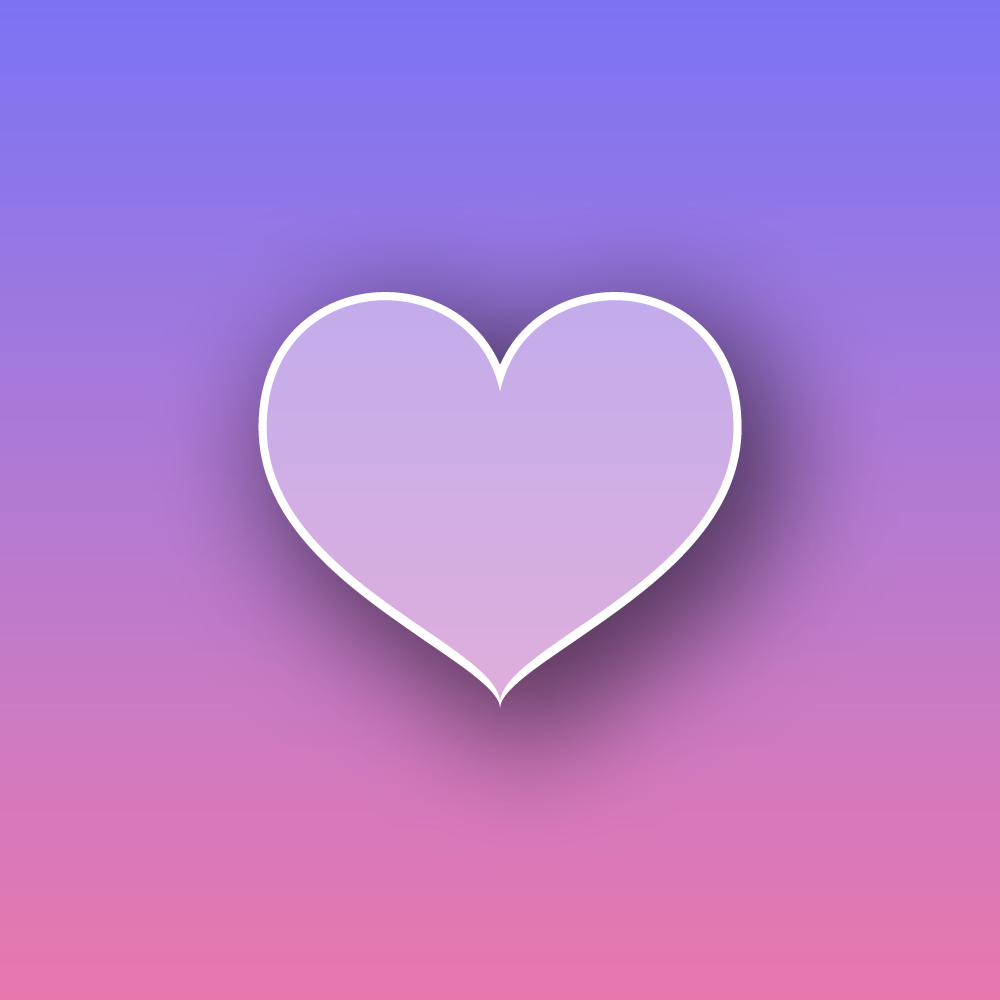
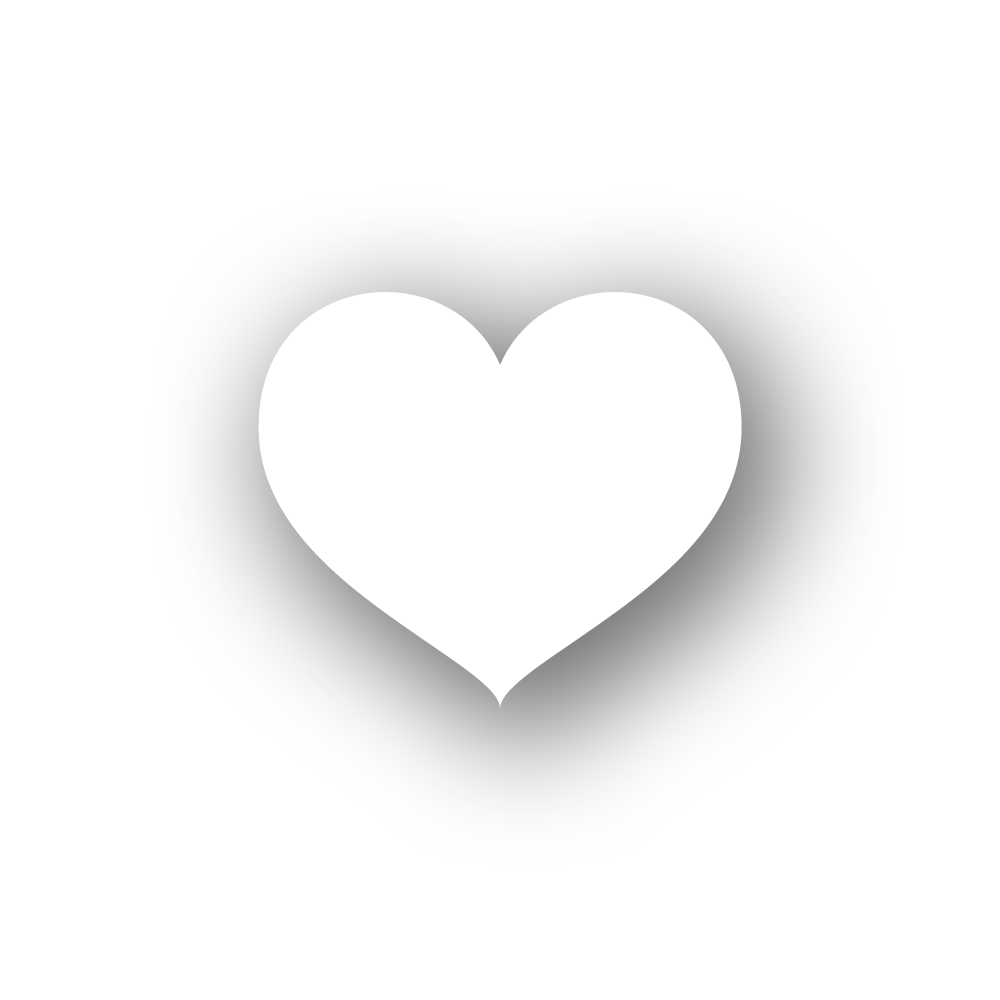
Layered file, before and after one edit (w=1000, h=1000). Changes by layer:
hid "background" over [left=0, top=0, right=1000, bottom=1000]
